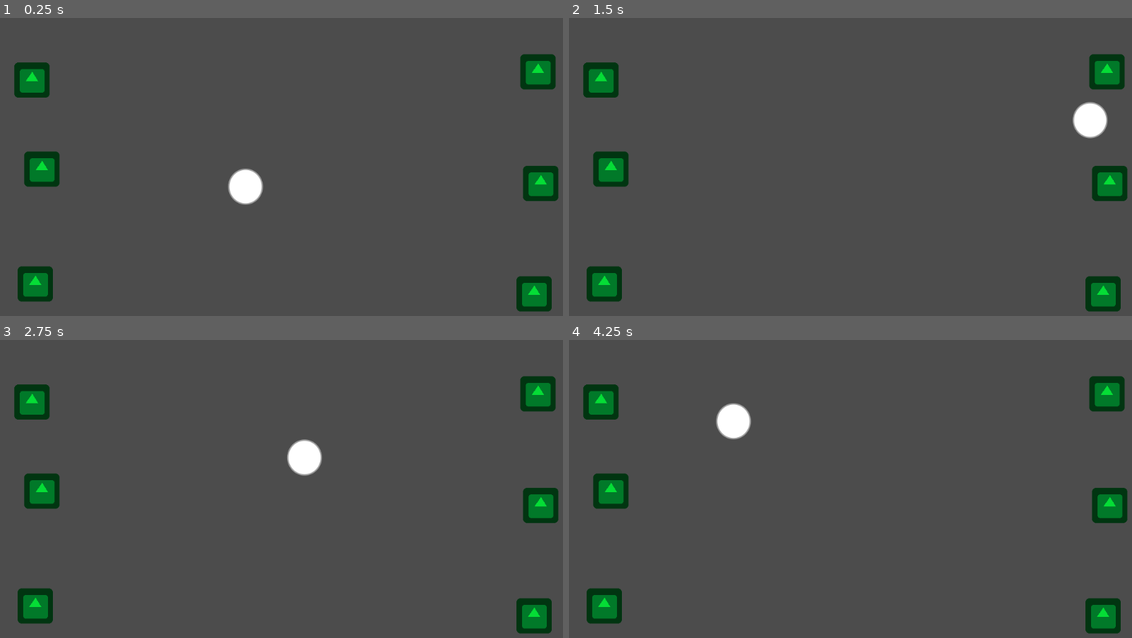
Above: before the commit, frames 1-4 (two rows, left to right).
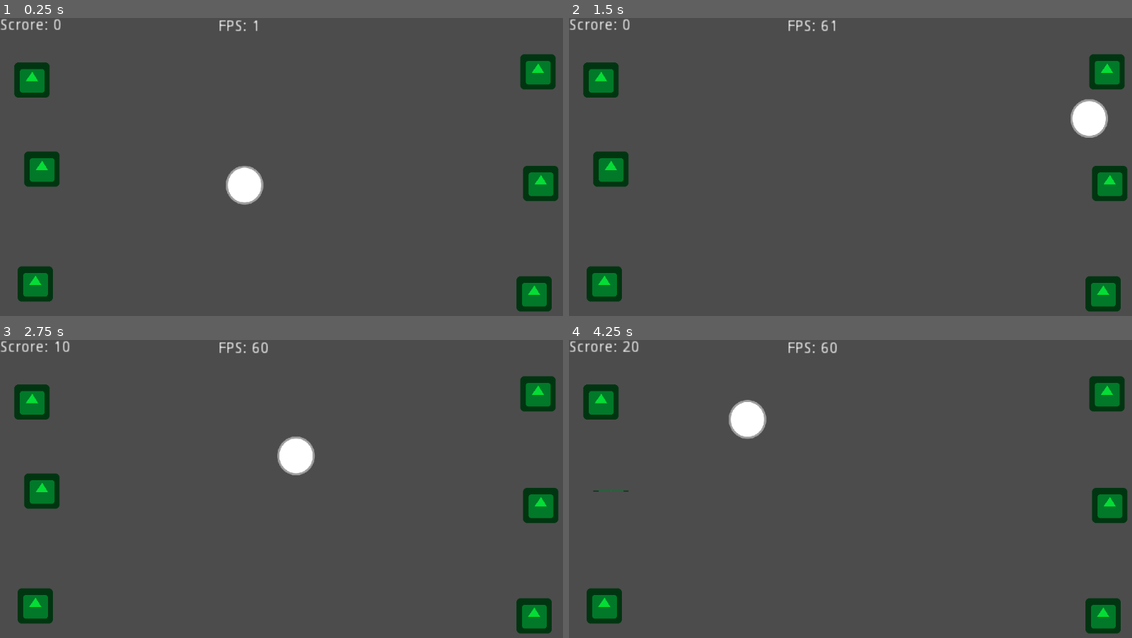
Above: after the commit, the same moments.

Repository: sugarvoid/cross-out
Game: Godot game, scene res://game/game.tscn
Two runs of this game, one before a commit and one after it. Both use one fixed random seed, a clock stepped at 60 frames per second and the inputs below. The project has no main scene, so this scene is started directly. The engine's default icon, where the game draws it, is replaced by a stand-in: a white triangle on a blue panel in a dark square.
Inputs:
- Up to frame 1 (0.25 s): no input
- Up to frame 2 (1.5 s): tap Enter (ui_accept) at 0.5, 0.77 s
- Up to frame 3 (2.75 s): tap Enter (ui_accept) at 1.52 s
- Up to frame 4 (4.25 s): tap Enter (ui_accept) at 3.02, 3.77 s

The runs differ from the first frame. In frame 1, 0.4% of the frame differs, in the area x 0-47%, y 0-63%; in frame 2, 0.5%; in frame 3, 0.8%; in frame 4, 1.8%, in the area x 0-48%, y 0-57%.

Commit message:
Add score and flip animation to targets

Diff:
--- a/game/flip_zone.gd
+++ b/game/flip_zone.gd
@@ -4,6 +4,8 @@
 # Declare member variables here. Examples:
 # var a = 2
 # var b = "text"
+
+var score: int = 10
 
 
 # Called when the node enters the scene tree for the first time.
@@ -16,5 +18,6 @@
 #	pass
 
 func _on_player_entered(body: Node2D):
-	if body.has_method("toggle_x"):
-		body.toggle_x()
+	if body.has_method("hit_target"):
+		body.hit_target(self.score)
+		$AnimationPlayer.play("flip_over")
--- a/game/flip_zone.tscn
+++ b/game/flip_zone.tscn
@@ -1,10 +1,25 @@
-[gd_scene load_steps=4 format=2]
+[gd_scene load_steps=5 format=2]
 
 [ext_resource path="res://game/flip_zone.gd" type="Script" id=1]
 [ext_resource path="res://icon.png" type="Texture" id=2]
 
 [sub_resource type="RectangleShape2D" id=1]
 extents = Vector2( 32, 32.5 )
+
+[sub_resource type="Animation" id=2]
+resource_name = "flip_over"
+tracks/0/type = "value"
+tracks/0/path = NodePath("Sprite:scale")
+tracks/0/interp = 1
+tracks/0/loop_wrap = true
+tracks/0/imported = false
+tracks/0/enabled = true
+tracks/0/keys = {
+"times": PoolRealArray( 0, 0.5, 1 ),
+"transitions": PoolRealArray( 1, 1, 1 ),
+"update": 0,
+"values": [ Vector2( 1, 1 ), Vector2( 1, 0 ), Vector2( 1, 1 ) ]
+}
 
 [node name="FlipZone" type="Area2D"]
 script = ExtResource( 1 )
@@ -16,3 +31,6 @@
 [node name="Sprite" type="Sprite" parent="."]
 modulate = Color( 0.0235294, 0.870588, 0.215686, 1 )
 texture = ExtResource( 2 )
+
+[node name="AnimationPlayer" type="AnimationPlayer" parent="."]
+anims/flip_over = SubResource( 2 )
--- a/game/game.gd
+++ b/game/game.gd
@@ -4,13 +4,26 @@
 # Declare member variables here. Examples:
 # var a = 2
 # var b = "text"
+const MAX_LIVES: int = 3
+
+var player_score: int
+var player_lives: int
+
+var player: Player
 
 
 # Called when the node enters the scene tree for the first time.
 func _ready():
+	_update_score(player_score)
+	player = get_node("Player")
+	player.connect("has_hit_target", self, "_update_score")
 	pass # Replace with function body.
 
 
 # Called every frame. 'delta' is the elapsed time since the previous frame.
 func _process(delta):
-	print(Engine.get_frames_per_second())
+	$HUD/LblFps.text = str("FPS: ", Engine.get_frames_per_second())
+
+func _update_score(score: int):
+	player_score += score
+	$HUD/LblScore.text = str("Scrore: ", player_score)
--- a/game/game.tscn
+++ b/game/game.tscn
@@ -1,14 +1,15 @@
-[gd_scene load_steps=4 format=2]
+[gd_scene load_steps=5 format=2]
 
 [ext_resource path="res://game/player.tscn" type="PackedScene" id=1]
 [ext_resource path="res://game/flip_zone.tscn" type="PackedScene" id=2]
 [ext_resource path="res://game/game.gd" type="Script" id=3]
+[ext_resource path="res://kill_zone.tscn" type="PackedScene" id=4]
 
 [node name="Game" type="Node2D"]
 script = ExtResource( 3 )
 
 [node name="Player" parent="." instance=ExtResource( 1 )]
-position = Vector2( 346, 286 )
+position = Vector2( 344, 282 )
 
 [node name="FlipZone" parent="." instance=ExtResource( 2 )]
 position = Vector2( 58, 113 )
@@ -27,3 +28,33 @@
 
 [node name="FlipZone6" parent="." instance=ExtResource( 2 )]
 position = Vector2( 969, 502 )
+
+[node name="KillZone" parent="." instance=ExtResource( 4 )]
+position = Vector2( -95, 331 )
+
+[node name="KillZone2" parent="." instance=ExtResource( 4 )]
+position = Vector2( 1086, 321 )
+
+[node name="KillZone3" parent="." instance=ExtResource( 4 )]
+position = Vector2( 521, 677 )
+rotation = 1.5708
+
+[node name="KillZone4" parent="." instance=ExtResource( 4 )]
+position = Vector2( 506, -85 )
+rotation = 1.5708
+
+[node name="HUD" type="CanvasLayer" parent="."]
+
+[node name="LblScore" type="RichTextLabel" parent="HUD"]
+margin_right = 100.0
+margin_bottom = 40.0
+rect_scale = Vector2( 2, 2 )
+text = "Score: 20 "
+
+[node name="LblFps" type="RichTextLabel" parent="HUD"]
+margin_left = 396.0
+margin_top = 2.0
+margin_right = 496.0
+margin_bottom = 42.0
+rect_scale = Vector2( 2, 2 )
+text = "FPS: 20 "
--- a/game/player.tscn
+++ b/game/player.tscn
@@ -10,6 +10,7 @@
 script = ExtResource( 1 )
 
 [node name="Sprite" type="Sprite" parent="."]
+scale = Vector2( 0.7, 0.7 )
 texture = ExtResource( 2 )
 
 [node name="CollisionShape2D" type="CollisionShape2D" parent="."]
--- /dev/null
+++ b/kill_zone.tscn
@@ -0,0 +1,9 @@
+[gd_scene load_steps=2 format=2]
+
+[sub_resource type="RectangleShape2D" id=1]
+extents = Vector2( 25.5, 660.5 )
+
+[node name="KillZone" type="Area2D"]
+
+[node name="CollisionShape2D" type="CollisionShape2D" parent="."]
+shape = SubResource( 1 )
--- a/player.gd
+++ b/player.gd
@@ -1,5 +1,7 @@
 class_name Player
 extends KinematicBody2D
+
+signal has_hit_target(score_amount) # int
 
 var jump_speed = -400
 var gravity = 700
@@ -11,7 +13,7 @@
 
 func _ready():
 	screen_size = get_viewport_rect().size
-	self.velocity = Vector2.ZERO
+
 
 func _input(event):
 	if event.is_action_pressed("ui_accept"):
@@ -29,7 +31,14 @@
 
 	global_position.x += x_movement * delta
 	velocity = move_and_slide(velocity)
-	global_position.y = clamp(global_position.y,-10, screen_size.y)
 
-func toggle_x() -> void:
+func hit_target(score: int) -> void:
+	emit_signal("has_hit_target", score)
+	_toggle_x()
+
+func _toggle_x() -> void:
 	self.x_movement = x_movement * -1
+
+
+func _went_off_screen():
+	print("went off screen")
--- a/player.svg
+++ b/player.svg
@@ -25,7 +25,7 @@
      showgrid="false"
      inkscape:zoom="6.975"
      inkscape:cx="58.853047"
-     inkscape:cy="61.003584"
+     inkscape:cy="65.017921"
      inkscape:window-width="1920"
      inkscape:window-height="1019"
      inkscape:window-x="0"
@@ -39,12 +39,12 @@
      inkscape:groupmode="layer"
      id="layer1">
     <ellipse
-       style="fill:#ffffff;stroke:#9f9f9f;stroke-width:2.44864;stroke-opacity:1"
+       style="fill:#ffffff;stroke:#9f9f9f;stroke-width:5.299;stroke-opacity:1;stroke-miterlimit:4;stroke-dasharray:none"
        id="path950"
-       cx="59.519604"
-       cy="57.894272"
-       rx="30.429556"
-       ry="31.614302" />
+       cx="59.648605"
+       cy="58.398972"
+       rx="45.972054"
+       ry="47.761929" />
   </g>
   <g
      inkscape:groupmode="layer"
